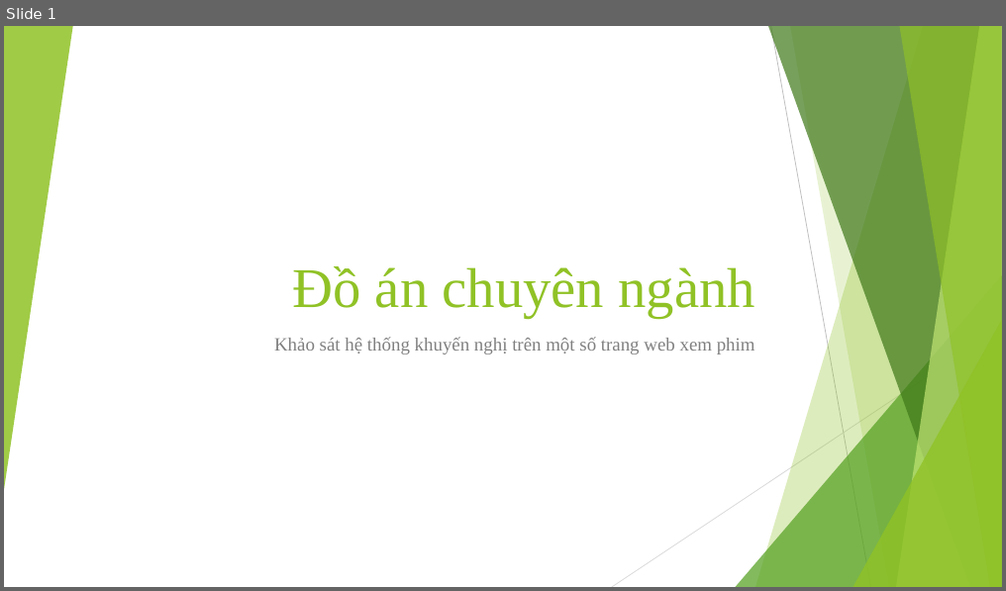
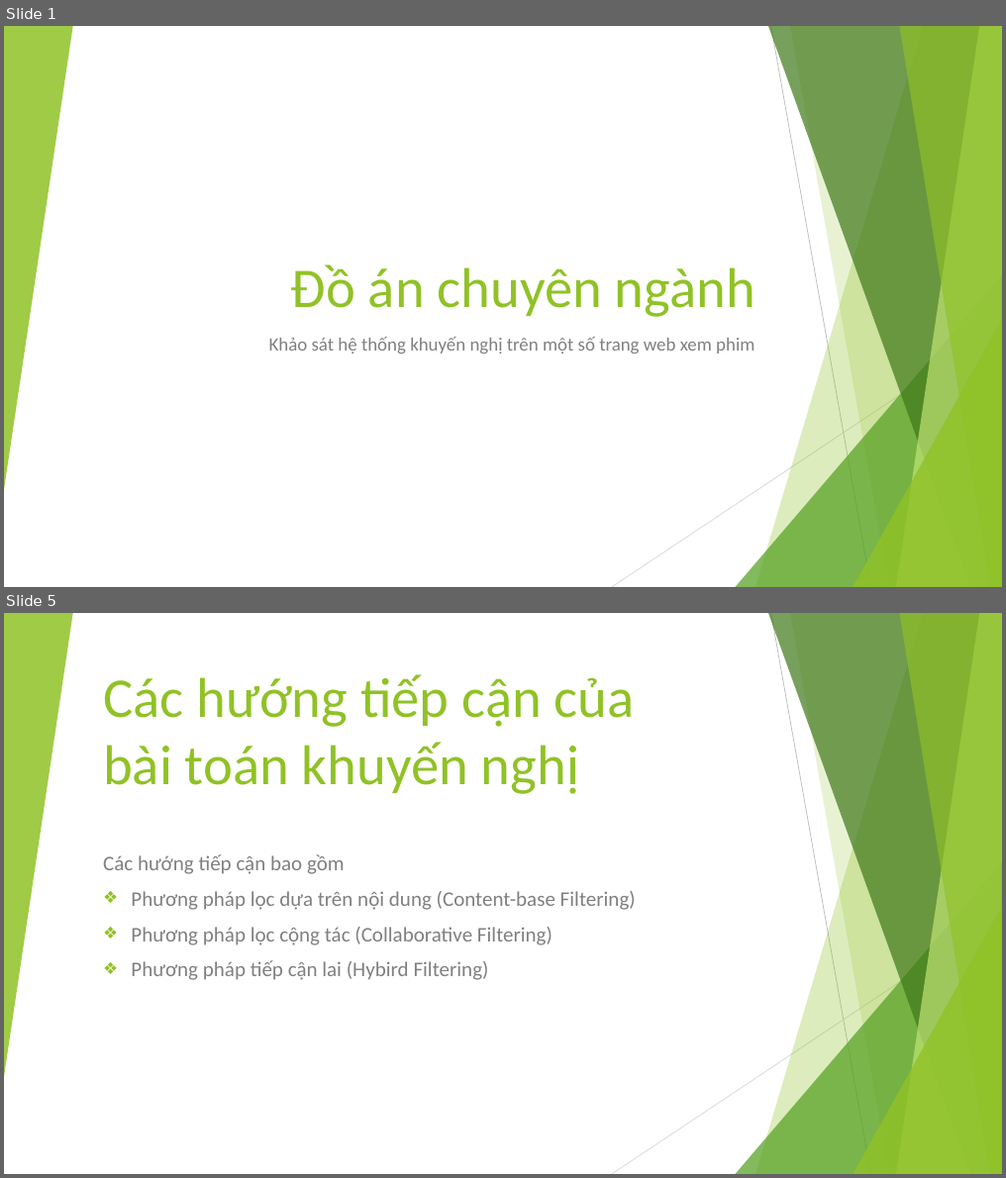
Before and after one commit to EdgarIgnite16/Specialized-Projects, a slide deck: DACN_ThuyetTrinh.pptx. Shown one above the other, each under a label of ours: slide 1 before the commit, slides 1 and 5 after it; the slides between them are not shown. The pictures are 1006x591 and 1006x1178 pixels, drawn with LibreOffice and Linux fonts; fonts in the diff are those of the drawing. Boxes give left, top, right and bottom in pixels: in the first picture for what was removed or moved away, otherwise in the second. Text is boxed around its words. In the diff, an @@ line names an element or a change of style, - is before the commit and + after.

```diff
--- a/DACN_ThuyetTrinh.pptx
+++ b/DACN_ThuyetTrinh.pptx
@@ slide 5 added at (4,613,1002,1174), background #FFFFFF; not listed: 10 template elements that a slide beside it also shows @@
@@ title added at (103,674,635,794), 54 pt, text #90C226 @@
+Các hướng tiếp cận của
+bài toán khuyến nghị
@@ subtitle added at (103,855,636,980), 20 pt, text #808080 @@
+Các hướng tiếp cận bao gồm
+❖ Phương pháp lọc dựa trên nội dung (Content-base Filtering)
+❖ Phương pháp lọc cộng tác (Collaborative Filtering)
+❖ Phương pháp tiếp cận lai (Hybird Filtering)
@@ slide 1 changed as well @@
@@ title "Đồ án chuyên ngành" at (291,265,755,317): font Times New Roman to Calibri @@
@@ subtitle "Khảo sát hệ thống khuyến ..." at (269,337,754,354): font Times New Roman to Calibri @@
```
Also in this commit, not shown: 6 other slides added, 1 slide removed, 2 other files.
